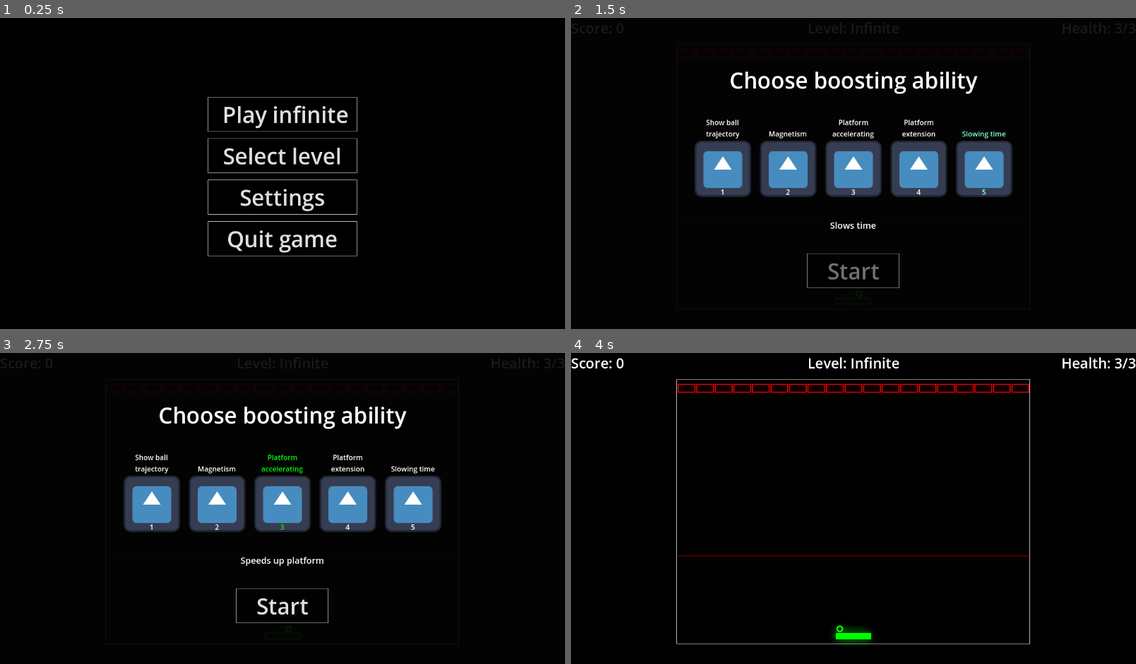
Above: before the commit, frames 1-4 (two rows, left to right).
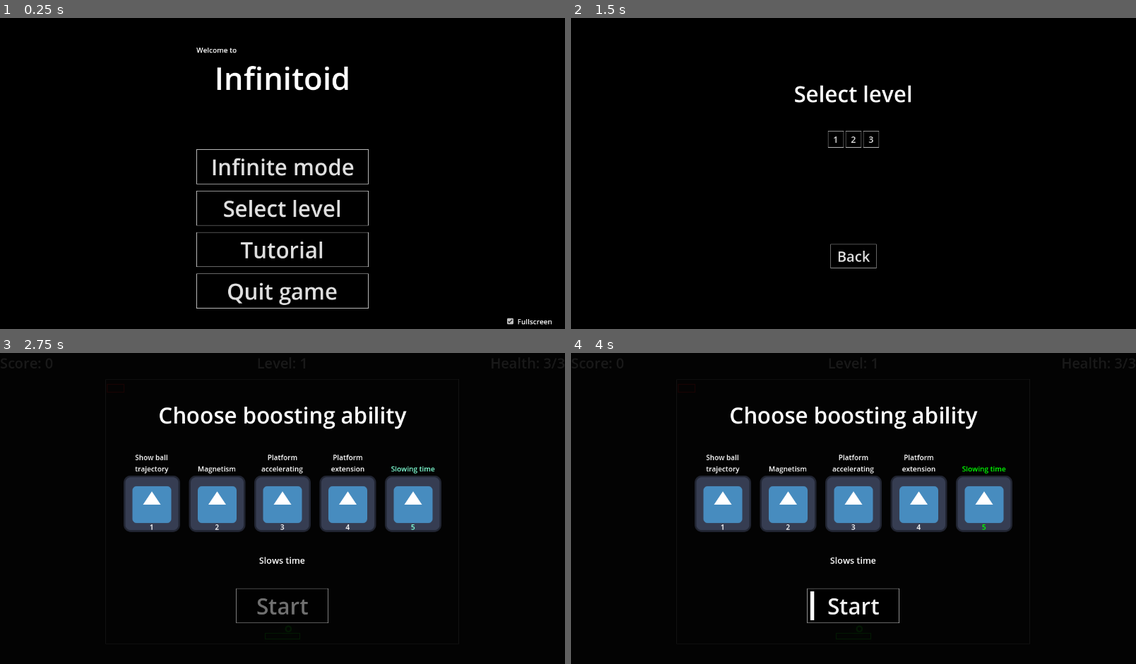
Above: after the commit, the same moments.

Repository: Germenzi/Infinitoid
Game: Godot game, scene res://scenes/main.tscn
The game is run twice, just before and just after one commit, with the same random seed, the same clock (stepped at 60 frames per second) and the same inputs. The engine's default icon, where the game draws it, is replaced by a stand-in: a white triangle on a blue panel in a dark square.
Inputs (mouse positions are in pixels of both pictures, inside the frame that each line leads up to):
- Up to frame 1 (0.25 s): no input
- Up to frame 2 (1.5 s): click (853, 198) at 0.5 s, where only the run before the commit has a clickable "Settings"; click (853, 114) at 1.25 s, where only the run before the commit has a clickable "Play infinite"
- Up to frame 3 (2.75 s): click (265, 474) at 2 s, where only the run after the commit has a clickable "1"
- Up to frame 4 (4 s): click (853, 604) at 2.75 s, where only the run before the commit has a clickable "Start"; tap Enter at 3.5 s; move the mouse to (977, 496) at 3.52 s; hold Up (ui_up) from 3.53 s (still down); tap O at 3.6 s; click (977, 496) at 3.67 s

The runs differ from the first frame. In frame 1, 5.4% of the frame differs, in the area x 34-98%, y 9-99%; in frame 2, 12%; in frame 3, 0.6%; in frame 4, 14%, in the area x 0-100%, y 1-94%.

Commit message:
Add tutorial

Diff:
--- a/namespaces/ScenesNamespace.gd
+++ b/namespaces/ScenesNamespace.gd
@@ -5,3 +5,4 @@
 const MAIN_MENU_SCENE_PATH : String = "res://scenes/main.tscn"
 const GAME_SCENE_PATH : String = "res://scenes/arcanoid_game.tscn"
 const LEVEL_SELECTING_SCENE_PATH : String = "res://scenes/level_selecting.tscn"
+const TUTORIAL_SCENE_PATH : String = "res://scenes/tutorial.tscn"
--- a/project.godot
+++ b/project.godot
@@ -13,6 +13,7 @@
 config/name="Infinitoid"
 run/main_scene="res://scenes/main.tscn"
 config/features=PackedStringArray("4.3")
+boot_splash/bg_color=Color(0, 0, 0, 1)
 config/icon="res://icon.svg"
 
 [autoload]
@@ -30,6 +31,7 @@
 
 window/size/viewport_width=1280
 window/size/viewport_height=720
+window/size/mode=3
 
 [editor_plugins]
 
--- a/scenes/arcanoid_game.tscn
+++ b/scenes/arcanoid_game.tscn
@@ -34,7 +34,6 @@
 	GlobalSettings.game_scale_changed.connect(func():
 		set_window_scale(GlobalSettings.game_scale)
 		)
-
 
 func _process(delta: float) -> void:
 	queue_redraw()
@@ -299,7 +298,7 @@
 		spawned_columns.append(column)
 		var new_block := ArcanoidBlock.new(
 			Rect2(Vector2(GlobalSettings.game_config.block_size.x+GlobalSettings.game_config.blocks_columns_gap, 0.0)*column + \\
-				Vector2(GlobalSettings.game_config.first_row_offset, GlobalSettings.game_config.top_row_gap), GlobalSettings.game_config.block_size), 6)
+				Vector2(GlobalSettings.game_config.first_row_offset, GlobalSettings.game_config.top_row_gap), GlobalSettings.game_config.block_size), 1)
 		_game_state.blocks.append(new_block)
 
 
@@ -618,6 +617,7 @@
 
 [node name="PlatformExtensionAbility" type="Node" parent="GameController"]
 script = SubResource("GDScript_1clpx")
+extension_distance = 30.0
 
 [node name="MagnetismAbility" type="Node" parent="GameController"]
 script = SubResource("GDScript_6431r")
--- a/scenes/main.tscn
+++ b/scenes/main.tscn
@@ -11,10 +11,6 @@
 	get_tree().quit()
 
 
-func _on_main_menu_ui_settings_button_pressed() -> void:
-	pass # Replace with function body.
-
-
 func _on_main_menu_ui_play_infinite_button_pressed() -> void:
 	GlobalSettings.current_level = -1
 	get_tree().change_scene_to_file(ScenesNamespace.GAME_SCENE_PATH)
@@ -22,14 +18,39 @@
 
 func _on_main_menu_ui_select_level_button_pressed() -> void:
 	get_tree().change_scene_to_file(ScenesNamespace.LEVEL_SELECTING_SCENE_PATH)
+
+
+func _on_fullscreen_checkbox_toggled(toggled_on: bool) -> void:
+	DisplayServer.window_set_mode(DisplayServer.WINDOW_MODE_FULLSCREEN if toggled_on else DisplayServer.WINDOW_MODE_WINDOWED)
+
+
+func _on_main_menu_ui_tutorial_button_pressed() -> void:
+	get_tree().change_scene_to_file(ScenesNamespace.TUTORIAL_SCENE_PATH)
 "
 
 [node name="Main" type="Node"]
 script = SubResource("GDScript_o8j6b")
 
 [node name="MainMenuUI" parent="." instance=ExtResource("1_l2h6o")]
+mouse_filter = 1
+
+[node name="FullscreenCheckbox" type="CheckBox" parent="."]
+anchors_preset = 3
+anchor_left = 1.0
+anchor_top = 1.0
+anchor_right = 1.0
+anchor_bottom = 1.0
+offset_left = -136.0
+offset_top = -47.0
+offset_right = -20.0
+offset_bottom = -16.0
+grow_horizontal = 0
+grow_vertical = 0
+button_pressed = true
+text = " Fullscreen "
 
 [connection signal="play_infinite_button_pressed" from="MainMenuUI" to="." method="_on_main_menu_ui_play_infinite_button_pressed"]
 [connection signal="quit_game_button_pressed" from="MainMenuUI" to="." method="_on_main_menu_ui_quit_game_button_pressed"]
 [connection signal="select_level_button_pressed" from="MainMenuUI" to="." method="_on_main_menu_ui_select_level_button_pressed"]
-[connection signal="settings_button_pressed" from="MainMenuUI" to="." method="_on_main_menu_ui_settings_button_pressed"]
+[connection signal="tutorial_button_pressed" from="MainMenuUI" to="." method="_on_main_menu_ui_tutorial_button_pressed"]
+[connection signal="toggled" from="FullscreenCheckbox" to="." method="_on_fullscreen_checkbox_toggled"]
--- a/scenes/main_menu_ui.tscn
+++ b/scenes/main_menu_ui.tscn
@@ -8,16 +8,11 @@
 
 signal select_level_button_pressed
 signal play_infinite_button_pressed
-signal settings_button_pressed
 signal quit_game_button_pressed
-
+signal tutorial_button_pressed
 
 func _on_play_button_pressed() -> void:
 	play_infinite_button_pressed.emit()
-
-
-func _on_settings_button_pressed() -> void:
-	settings_button_pressed.emit()
 
 
 func _on_quit_game_button_pressed() -> void:
@@ -26,6 +21,9 @@
 
 func _on_select_level_button_pressed() -> void:
 	select_level_button_pressed.emit()
+
+func _on_tutorial_button_pressed() -> void:
+	tutorial_button_pressed.emit()
 "
 
 [node name="MainMenuUI" type="Control"]
@@ -51,20 +49,35 @@
 theme_override_constants/separation = 15
 alignment = 1
 
+[node name="VBoxContainer" type="VBoxContainer" parent="VBoxContainer"]
+layout_mode = 2
+
+[node name="WelcomeLabel" type="Label" parent="VBoxContainer/VBoxContainer"]
+layout_mode = 2
+text = "Welcome to"
+
+[node name="InfinitoidLabel" type="Label" parent="VBoxContainer/VBoxContainer"]
+layout_mode = 2
+theme_override_font_sizes/font_size = 70
+text = "Infinitoid
+
+"
+horizontal_alignment = 1
+
 [node name="PlayButton" type="Button" parent="VBoxContainer"]
 layout_mode = 2
 theme_override_font_sizes/font_size = 50
-text = "  Play infinite "
+text = "  Infinite mode  "
 
 [node name="SelectLevelButton" type="Button" parent="VBoxContainer"]
 layout_mode = 2
 theme_override_font_sizes/font_size = 50
 text = "Select level"
 
-[node name="SettingsButton" type="Button" parent="VBoxContainer"]
+[node name="TutorialButton" type="Button" parent="VBoxContainer"]
 layout_mode = 2
 theme_override_font_sizes/font_size = 50
-text = "  Settings  "
+text = "Tutorial"
 
 [node name="QuitGameButton" type="Button" parent="VBoxContainer"]
 layout_mode = 2
@@ -73,5 +86,5 @@
 
 [connection signal="pressed" from="VBoxContainer/PlayButton" to="." method="_on_play_button_pressed"]
 [connection signal="pressed" from="VBoxContainer/SelectLevelButton" to="." method="_on_select_level_button_pressed"]
-[connection signal="pressed" from="VBoxContainer/SettingsButton" to="." method="_on_settings_button_pressed"]
+[connection signal="pressed" from="VBoxContainer/TutorialButton" to="." method="_on_tutorial_button_pressed"]
 [connection signal="pressed" from="VBoxContainer/QuitGameButton" to="." method="_on_quit_game_button_pressed"]
--- /dev/null
+++ b/scenes/tutorial.tscn
@@ -0,0 +1,59 @@
+[gd_scene load_steps=3 format=3 uid="uid://0ykgb8q1kkgo"]
+
+[ext_resource type="Theme" uid="uid://dmce53ilrrlem" path="res://main-theme.tres" id="1_fbkra"]
+
+[sub_resource type="GDScript" id="GDScript_26spk"]
+resource_name = "main"
+script/source = "extends Control
+
+func _on_back_buttton_pressed() -> void:
+	get_tree().change_scene_to_file(ScenesNamespace.MAIN_MENU_SCENE_PATH)
+"
+
+[node name="Tutorial" type="Control"]
+layout_mode = 3
+anchors_preset = 15
+anchor_right = 1.0
+anchor_bottom = 1.0
+grow_horizontal = 2
+grow_vertical = 2
+theme = ExtResource("1_fbkra")
+script = SubResource("GDScript_26spk")
+
+[node name="MarginContainer" type="MarginContainer" parent="."]
+layout_mode = 1
+anchors_preset = 15
+anchor_right = 1.0
+anchor_bottom = 1.0
+grow_horizontal = 2
+grow_vertical = 2
+theme_override_constants/margin_left = 20
+theme_override_constants/margin_top = 20
+theme_override_constants/margin_right = 20
+theme_override_constants/margin_bottom = 20
+
+[node name="VBoxContainer" type="VBoxContainer" parent="MarginContainer"]
+layout_mode = 2
+
+[node name="TutorialText" type="RichTextLabel" parent="MarginContainer/VBoxContainer"]
+layout_mode = 2
+size_flags_horizontal = 3
+size_flags_vertical = 3
+text = "Перед тем, как начнется уровень, вы можете выбрать одну из способностей, помогающих контролировать мяч или отбивать его. Выбирать способности можно как мышкой, так и кнопками A и D, используя затем W и S чтобы перемещаться между кнопкой начала уровня и выбором способности. На Space можн овыбрать способность или нажать на кнопку старта уровня. Во время игры используйте Space для активации способности. Время действия способности ограничено.
+
+Сразу после старта уровня или падения мяча мяч находится на платформе и передвигается вместе с ней. Используйте Space чтобы запустить его. Затем используйте A и D для управления платформной, чтобы не дать мячу упасть.
+
+Направление, по которому полетит мяч после запуска или столкновения с платформой зависит от места не платформе. Мяч летит по направлению от центра платформы (с некоторым смещением вниз), что позволяет направлять мяч куда вам нужно. Используйте это, чтобы точно попадать по блокам.
+
+У вас есть 3 HP (3 очка здоровья), которые расходуются при падении мяча или когда блоки достигают критической высоты.
+
+В бесконечном режиме каждый раз, когда мяч касается платформы, увеличивается скорость мяча и платформы, а также создается новый ряд блоков, смещая при этом предыдущие вниз. Когда блоки достигают критической высоты, изображаемой красной линией, вы теряете HP."
+
+[node name="BackButtton" type="Button" parent="MarginContainer/VBoxContainer"]
+layout_mode = 2
+size_flags_horizontal = 4
+size_flags_vertical = 0
+theme_override_font_sizes/font_size = 32
+text = " Back "
+
+[connection signal="pressed" from="MarginContainer/VBoxContainer/BackButtton" to="." method="_on_back_buttton_pressed"]
